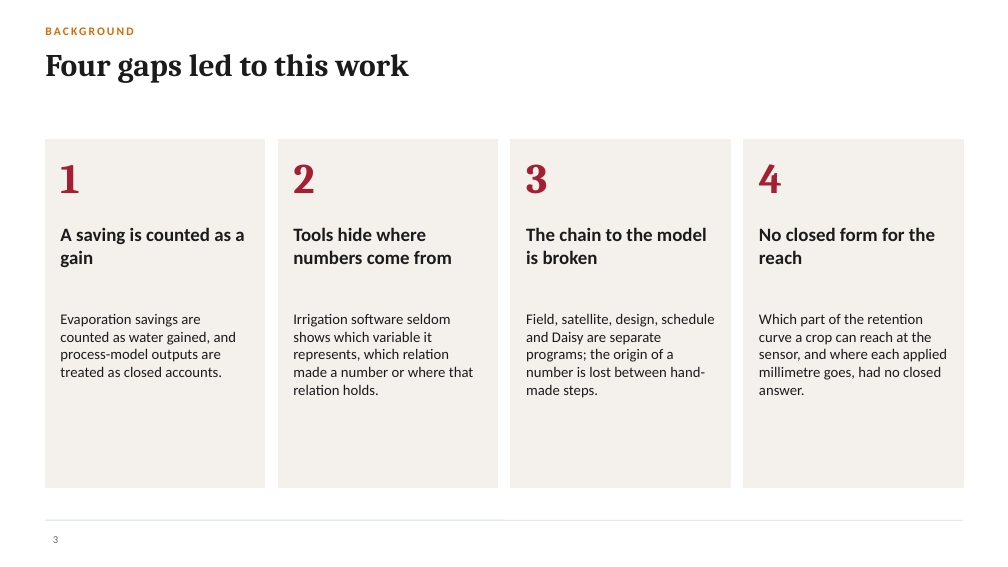
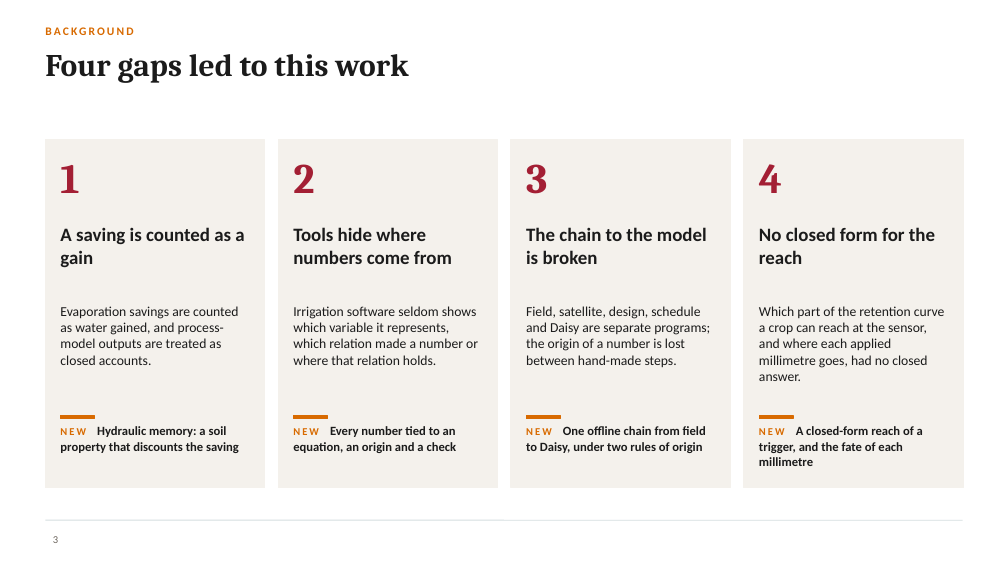
Before and after one commit to halilunaziru73-creator/Coupled-Water-Fluxes-Pore-Scale-Dynamics-Precision-Irrigation-Mulching-Feedback-Loops, a slide deck: slide 3 of Manuscripts/pdf/Supplementary/SWAFL_Presentation.pptx. Drawn at 1008x567 pixels with LibreOffice and Linux fonts; fonts in the diff are those of the drawing; background and template pictures are left out. Boxes give left, top, right and bottom in pixels: in the first picture for what was removed or moved away, otherwise in the second. Text is boxed around its words. In the diff, an @@ line names an element or a change of style, - is before the commit and + after.

```diff
--- a/Manuscripts/pdf/Supplementary/SWAFL_Presentation.pptx
+++ b/Manuscripts/pdf/Supplementary/SWAFL_Presentation.pptx
@@ text "Evaporation savings are counted as ...": place and size @@
-text "Evaporation savings are counted as ..." at (60,314,237,377)
+text "Evaporation savings are counted as ..." at (60,306,238,365)
@@ text "Irrigation software seldom shows which ...": place and size @@
-text "Irrigation software seldom shows which ..." at (293,313,473,395)
+text "Irrigation software seldom shows which ..." at (293,306,478,365)
@@ text "Field, satellite, design, schedule and ...": place and size @@
-text "Field, satellite, design, schedule and ..." at (526,313,714,398)
+text "Field, satellite, design, schedule and ..." at (526,306,710,367)
@@ size 14 to 13 pt in 4 elements at (60,306,238,365), (293,306,478,365), (526,306,710,367), (759,306,945,381) @@
@@ text "Which part of the retention ...": place and size @@
-text "Which part of the retention ..." at (759,313,947,395)
+text "Which part of the retention ..." at (759,306,945,381)
@@ rectangle added at (60,416,95,419), fill #D86A00, outline #D86A00 1 pt @@
@@ rectangle added at (293,416,327,419), fill #D86A00, outline #D86A00 1 pt @@
@@ rectangle added at (526,416,560,419), fill #D86A00, outline #D86A00 1 pt @@
@@ rectangle added at (759,416,793,419), fill #D86A00, outline #D86A00 1 pt @@
@@ text added at (60,426,239,453), 12 pt, text #1B1B1B, bold @@
+NEW Hydraulic memory: a soil property that discounts the saving
@@ text added at (293,426,457,453), 12 pt, text #1B1B1B, bold @@
+NEW Every number tied to an equation, an origin and a check
@@ text added at (526,426,706,453), 12 pt, text #1B1B1B, bold @@
+NEW One offline chain from field to Daisy, under two rules of origin
@@ text added at (759,426,923,466), 12 pt, text #1B1B1B, bold @@
+NEW A closed-form reach of a trigger, and the fate of each millimetre
```
Also in this commit, not shown: 10 other slides changed.
